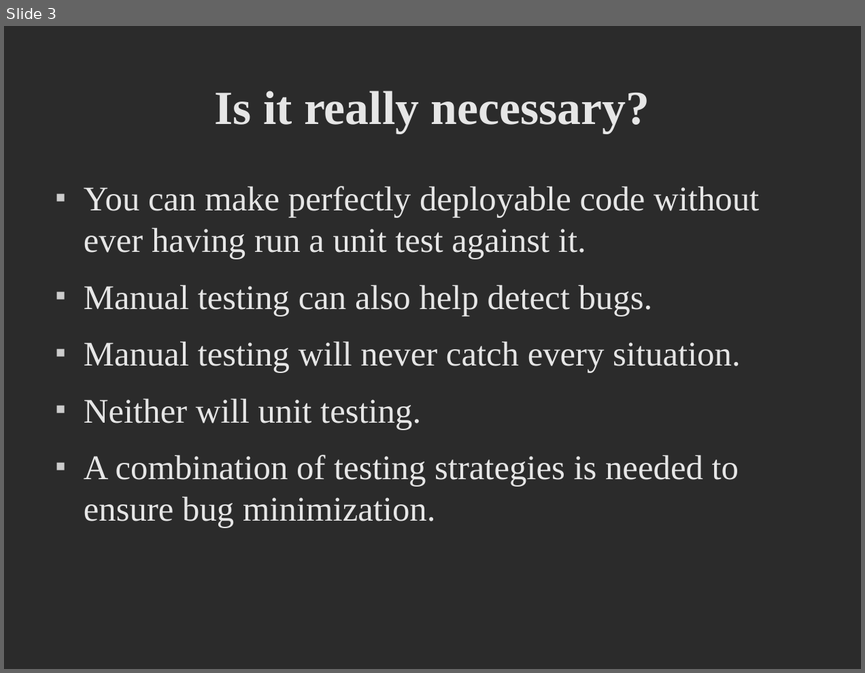
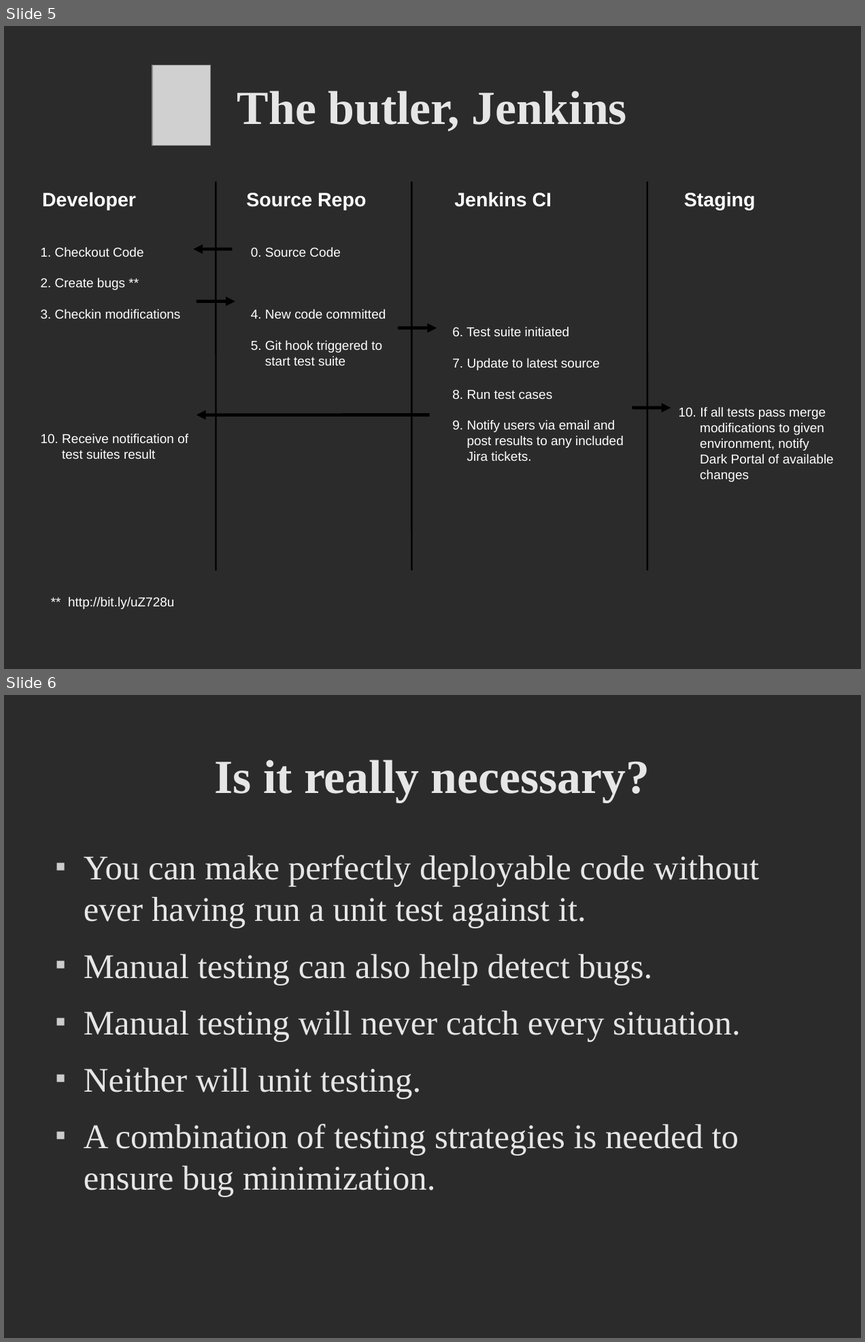
Before and after one commit to dfanica/onesite-unit-test-demo, a slide deck: public/files/presentation.odp. Shown one above the other, each under a label of ours: slide 3 before the commit, slides 5 and 6 after it. The pictures are 865x673 and 865x1342 pixels, drawn with LibreOffice and Linux fonts; fonts in the diff are those of the drawing; grey boxes stand for pictures; background and template pictures are left out; a plain dark background stands for a picture behind light text. Boxes give left, top, right and bottom in pixels: in the first picture for what was removed or moved away, otherwise in the second. Text is boxed around its words. In the diff, an @@ line names an element or a change of style, - is before the commit and + after.

```diff
--- a/public/files/presentation.odp
+++ b/public/files/presentation.odp
@@ slide 5 added at <box>4,26,861,669</box>, background picture (left out) @@
@@ picture added at <box>152,65,211,146</box> @@
@@ title added at <box>237,91,627,131</box>, 44 pt, text #E6E6E6, bold @@
+The butler, Jenkins
@@ line added from (215, 182) to (215, 570), #000000 1.45 pt @@
@@ line added from (411, 182) to (411, 570), #000000 1.45 pt @@
@@ line added from (648, 182) to (648, 570), #000000 1.45 pt @@
@@ text added at <box>42,192,136,210</box>, 18 pt, text #FFFFFF, bold @@
+Developer
@@ text added at <box>246,193,366,210</box>, 18 pt, text #FFFFFF, bold @@
+Source Repo
@@ text added at <box>454,192,552,207</box>, 18 pt, text #FFFFFF, bold @@
+Jenkins CI
@@ text added at <box>684,192,755,210</box>, 18 pt, text #FFFFFF, bold @@
+Staging
@@ text added at <box>41,247,188,458</box>, 12 pt, text #FFFFFF @@
+1. Checkout Code
+2. Create bugs **
+3. Checkin modifications
+10. Receive notification of
+test suites result
@@ arrow added from (232, 249) to (194, 249), #000000 2.89 pt @@
@@ text added at <box>251,247,386,365</box>, 12 pt, text #FFFFFF @@
+0. Source Code
+4. New code committed
+5. Git hook triggered to
+start test suite
@@ arrow added from (196, 301) to (235, 301), #000000 2.89 pt @@
@@ arrow added from (398, 328) to (437, 328), #000000 2.89 pt @@
@@ text added at <box>452,327,623,461</box>, 12 pt, text #FFFFFF @@
+6. Test suite initiated
+7. Update to latest source
+8. Run test cases
+9. Notify users via email and
+post results to any included
+Jira tickets.
@@ arrow added from (632, 407) to (671, 407), #000000 2.89 pt @@
@@ text added at <box>679,407,834,482</box>, 12 pt, text #FFFFFF @@
+10. If all tests pass merge
+modifications to given
+environment, notify
+Dark Portal of available
+changes
@@ arrow added from (429, 415) to (196, 415), #000000 2.89 pt @@
@@ text added at <box>68,597,174,609</box>, 12 pt, text #FFFFFF @@
+** http://bit.ly/uZ728u
@@ what was slide 3 is now slide 6 @@
```
Also in this commit, not shown: 1 slide changed, 2 other slides added.
